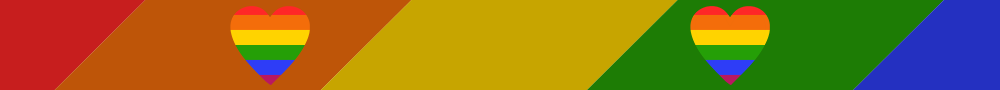
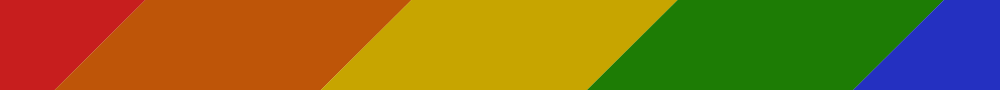
Layered file, before and after one edit (1000x90). Changes by layer:
hid "lgbt_flag_vector copy 6" over [690, 6, 770, 85]
hid "lgbt_flag_vector copy 2" over [230, 6, 310, 85]
